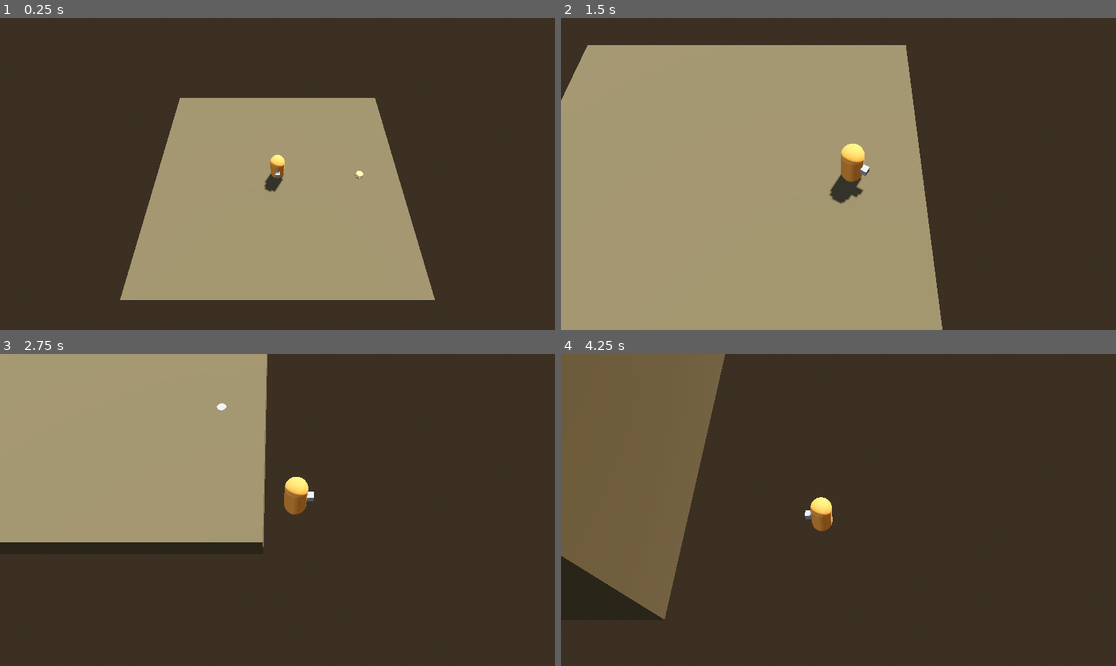
Above: before the commit, frames 1-4 (two rows, left to right).
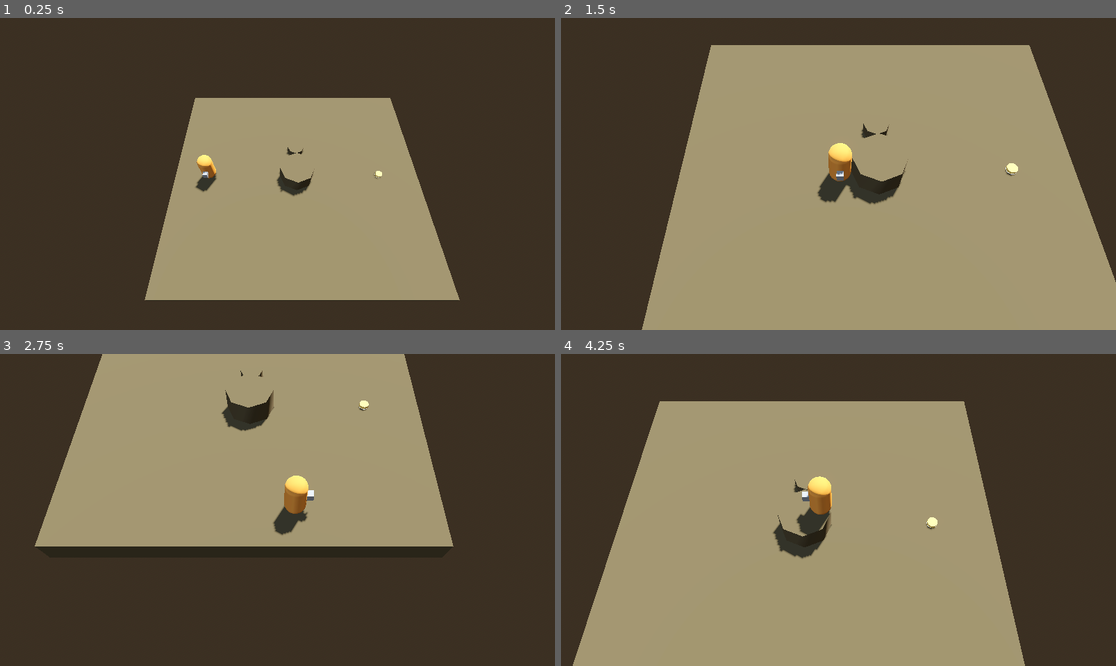
Above: after the commit, the same moments.

Repository: CFL-Helios/murphys-kitchen
Game: Godot game, scene res://levels/player_test.tscn
Two runs of this game, one before a commit and one after it. Both use one fixed random seed, a clock stepped at 60 frames per second and the inputs below.
Inputs (mouse positions are in pixels of both pictures, inside the frame that each line leads up to):
- Up to frame 1 (0.25 s): no input
- Up to frame 2 (1.5 s): tap Enter (ui_accept) at 0.5, 0.77 s; move the mouse to (960, 158) at 0.52 s; hold Right (move_right) 0.53-1.28 s; hold E (interact) 0.53-1.28 s; click (960, 158) at 0.67 s; move the mouse to (727, 189) at 1.27 s; hold Down (move_down) from 1.28 s (still down); tap Shift (sprint) at 1.35 s
- Up to frame 3 (2.75 s): tap Enter (ui_accept) at 1.52 s; move the mouse to (333, 441) at 2.02 s; release Down (move_down) at 2.03 s; hold Right (move_right) from 2.03 s (still down); hold F from 2.03 s (still down)
- Up to frame 4 (4.25 s): move the mouse to (810, 572) at 2.77 s; release Right (move_right) at 2.78 s; release F at 2.78 s; hold W (move_up) 2.78-3.53 s; tap Q at 2.85 s; click (810, 572) at 2.92 s; tap Enter (ui_accept) at 3.02, 3.77 s; move the mouse to (1005, 556) at 3.52 s; hold A (move_left) from 3.53 s (still down); tap Space at 3.6 s

The runs differ from the first frame. In frame 1, 5.5% of the frame differs, in the area x 21-83%, y 25-91%; in frame 2, 46%; in frame 3, 26%; in frame 4, 68%, in the area x 0-84%, y 0-100%.

Commit message:
start work on test level

Diff:
--- a/levels/player_test.tscn
+++ b/levels/player_test.tscn
@@ -17,6 +17,12 @@
 tonemap_mode = 2
 glow_enabled = true
 
+[sub_resource type="NavigationMesh" id="NavigationMesh_x2p0s"]
+vertices = PackedVector3Array(-1.5487, -0.109217, -0.91355, -1.0487, -0.109217, -1.16355, -1.0487, -0.109217, -2.66355, -6.7987, -0.109217, -6.16355, -6.7987, -0.109217, 1.33645, -0.0486999, -0.109217, -2.91355, -0.0486999, -0.109217, -6.16355, -1.2987, -0.109217, 1.08645, 1.2013, -0.109217, -2.41355, 1.7013, -0.109217, 0.0864501, 6.7013, -0.109217, 0.0864501, 6.7013, -0.109217, -6.16355, -0.5487, 0.790783, -0.41355, -0.2987, 0.790783, 0.58645, 0.4513, 0.790783, 0.33645, 0.2013, 0.790783, -0.66355, 1.2013, -0.109217, 1.33645, -0.0486999, -0.109217, 1.58645, -0.0486999, -0.109217, 6.08645, 6.7013, -0.109217, 6.08645, -6.7987, -0.109217, 6.08645)
+polygons = [PackedInt32Array(1, 0, 2), PackedInt32Array(2, 0, 4), PackedInt32Array(2, 4, 3), PackedInt32Array(5, 2, 6), PackedInt32Array(6, 2, 3), PackedInt32Array(0, 7, 4), PackedInt32Array(8, 5, 6), PackedInt32Array(10, 9, 8), PackedInt32Array(6, 11, 8), PackedInt32Array(8, 11, 10), PackedInt32Array(15, 14, 12), PackedInt32Array(12, 14, 13), PackedInt32Array(18, 17, 16), PackedInt32Array(9, 10, 16), PackedInt32Array(16, 10, 19), PackedInt32Array(16, 19, 18), PackedInt32Array(17, 18, 7), PackedInt32Array(7, 18, 4), PackedInt32Array(4, 18, 20)]
+cell_height = 0.1
+agent_max_climb = 0.1
+
 [sub_resource type="StandardMaterial3D" id="StandardMaterial3D_x2p0s"]
 albedo_color = Color(0.336762, 0.285459, 0.184156, 1)
 
@@ -30,18 +36,31 @@
 shadow_enabled = true
 
 [node name="Player" parent="." instance=ExtResource("1_0ccno")]
-
-[node name="Level" type="CSGCombiner3D" parent="."]
-material_override = SubResource("StandardMaterial3D_x2p0s")
-use_collision = true
-
-[node name="CSGBox3D" type="CSGBox3D" parent="Level"]
-transform = Transform3D(1, 0, 0, 0, 1, 0, 0, 0, 1, 0, -0.809217, 0)
-use_collision = true
-size = Vector3(14.5974, 1, 13.3271)
+transform = Transform3D(1, 0, 0, 0, 1, 0, 0, 0, 1, -5.1659, 0, 0)
 
 [node name="Pickup" parent="." instance=ExtResource("2_hy58v")]
 transform = Transform3D(1, 0, 0, 0, 1, 0, 0, 0, 1, 4.91974, 0, 0)
 
 [node name="Placement" parent="." instance=ExtResource("3_x2p0s")]
 transform = Transform3D(1, 0, 0, 0, 1, 0, 0, 0, 1, 4.27048, -0.138983, -3.43167)
+
+[node name="NavigationRegion3D" type="NavigationRegion3D" parent="."]
+navigation_mesh = SubResource("NavigationMesh_x2p0s")
+
+[node name="Level" type="CSGCombiner3D" parent="NavigationRegion3D"]
+material_override = SubResource("StandardMaterial3D_x2p0s")
+use_collision = true
+
+[node name="CSGBox3D" type="CSGBox3D" parent="NavigationRegion3D/Level"]
+transform = Transform3D(1, 0, 0, 0, 1, 0, 0, 0, 1, 0, -0.809217, 0)
+use_collision = true
+size = Vector3(14.5974, 1, 13.3271)
+
+[node name="Seat" type="CSGCylinder3D" parent="NavigationRegion3D/Level"]
+transform = Transform3D(1, 0, 0, 0, 1, 0, 0, 0, 1, 0, -0.109411, -1.81379)
+height = 0.5
+
+[node name="Table" type="CSGCylinder3D" parent="NavigationRegion3D/Level"]
+transform = Transform3D(1, 0, 0, 0, 1, 0, 0, 0, 1, 0, 0.134451, 0)
+radius = 1.0
+height = 1.0
Not shown: 1 places in levels/player_test.tscn that only renumber resources
